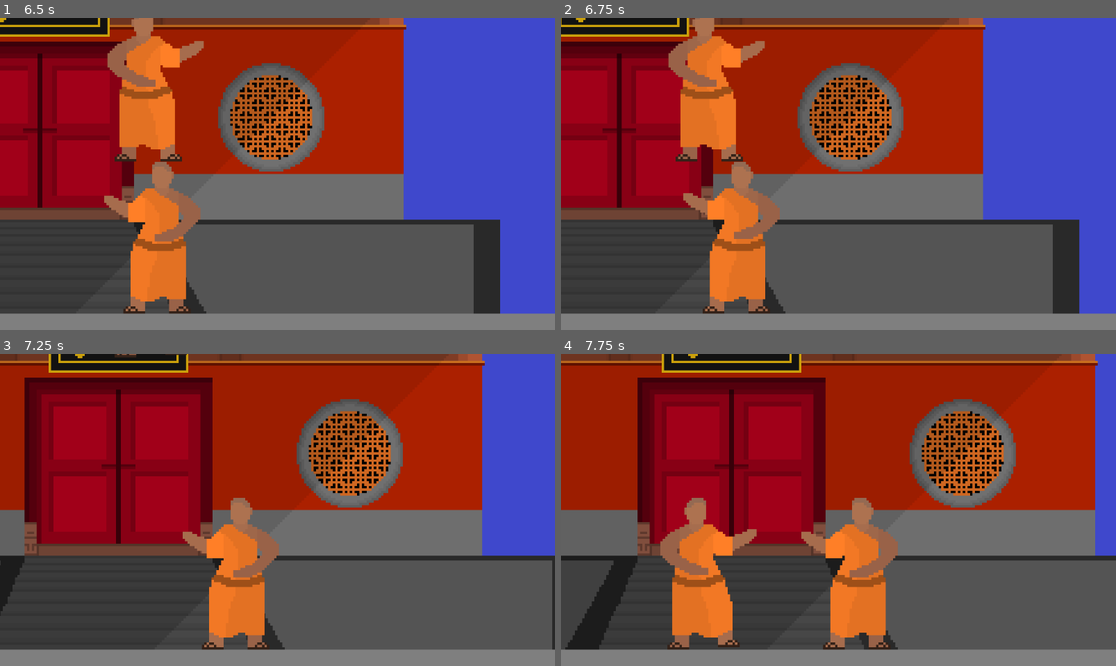
Above: before the commit, frames 1-4 (two rows, left to right).
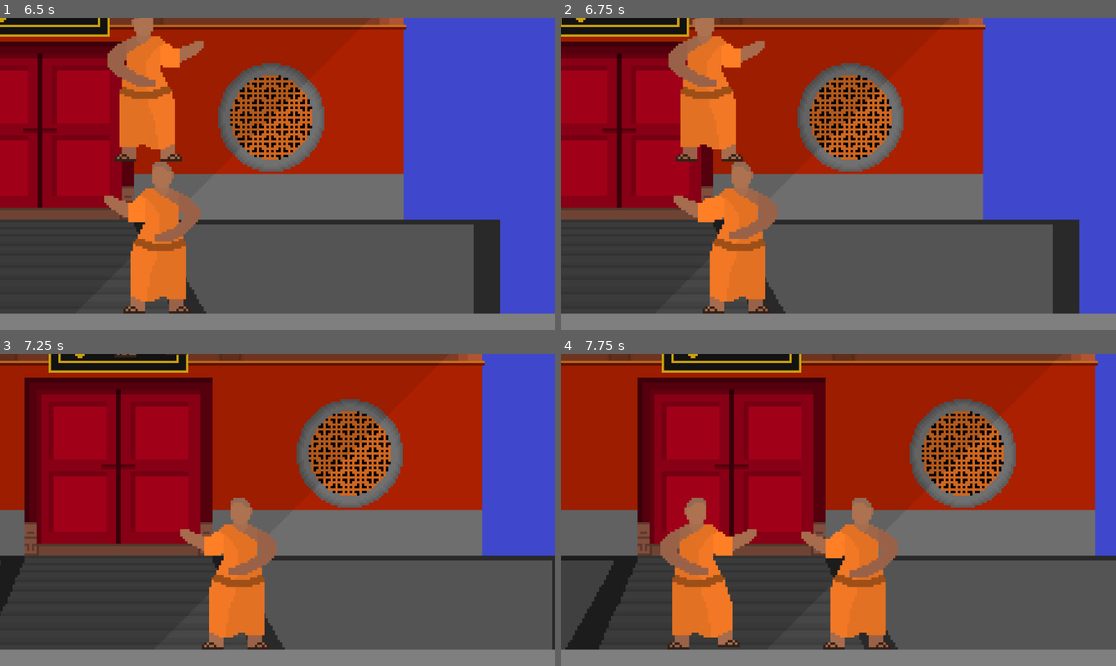
Above: after the commit, the same moments.

Repository: Patrick0704-eng/Fighting-Game-Cool
Game: Godot game, scene res://scenes/gui/main_menu.tscn
Same seed, same stepped clock (60 frames per second), same inputs: the game is played once before the commit and once after it.
Inputs (mouse positions are in pixels of both pictures, inside the frame that each line leads up to):
- Up to frame 1 (6.5 s): click (33, 33) at 0.5 s; hold D (right1) 1.28-2.78 s; tap Z (block1) at 1.35 s; tap W (up1) at 1.52, 2.27, 3.77, 4.52, 5.27 s; tap J (block2) at 2.1 s; hold A (left1) 2.78-3.53 s; tap Down (down2) at 2.85 s; hold D (right1) 3.53-5.03 s; tap X (high1) at 3.6 s; tap K (high2) at 4.35 s; hold A (left1) 5.03-5.78 s; tap Left (left2) at 5.1 s; hold D (right1) from 5.78 s (still down); tap C (low1) at 5.85 s
- Up to frame 2 (6.75 s): release D (right1) at 6.53 s; hold A (left1) from 6.53 s (still down); tap L (low2) at 6.6 s
- Up to frame 3 (7.25 s): keep holding A (left1); tap W (up1) at 6.77 s
- Up to frame 4 (7.75 s): keep holding A (left1); tap Right (right2) at 7.35 s; tap W (up1) at 7.52 s

Frame 1 is identical in both runs. In frame 2, 0.5% of the frame differs, in the area x 20-40%, y 56-71%; in frame 3, 0.3%; in frame 4, nothing differs.

Commit message:
Added fly kick

Diff:
--- a/scenes/characters/hon.tscn
+++ b/scenes/characters/hon.tscn
@@ -6,6 +6,7 @@
 [ext_resource type="Texture2D" uid="uid://cfqj508s8udgi" path="res://assets/characters/hon/normal/idle.png" id="4_kgyh4"]
 [ext_resource type="Texture2D" uid="uid://cjbh2hlv11db7" path="res://assets/characters/hon/normal/crouch_walk.png" id="4_ytecd"]
 [ext_resource type="Texture2D" uid="uid://cpa8eg6vp7d6s" path="res://assets/characters/hon/normal/walk.png" id="5_8jic5"]
+[ext_resource type="Texture2D" uid="uid://b4ufhpyy4pkb2" path="res://assets/characters/hon/normal/jump_high.png" id="5_vm37b"]
 [ext_resource type="Texture2D" uid="uid://dx4mcjjquqbl7" path="res://assets/characters/hon/normal/low.png" id="6_g1aiq"]
 
 [sub_resource type="RectangleShape2D" id="RectangleShape2D_x5haf"]
@@ -82,6 +83,10 @@
 [sub_resource type="AtlasTexture" id="AtlasTexture_xr1ho"]
 atlas = ExtResource("4_ytecd")
 region = Rect2(256, 0, 64, 64)
+
+[sub_resource type="AtlasTexture" id="AtlasTexture_ef04o"]
+atlas = ExtResource("5_vm37b")
+region = Rect2(0, 0, 64, 64)
 
 [sub_resource type="AtlasTexture" id="AtlasTexture_sxoxh"]
 atlas = ExtResource("4_kgyh4")
@@ -213,6 +218,14 @@
 "loop": true,
 "name": &"crouch_walk",
 "speed": 2.5
+}, {
+"frames": [{
+"duration": 1.0,
+"texture": SubResource("AtlasTexture_ef04o")
+}],
+"loop": true,
+"name": &"jump_high",
+"speed": 5.0
 }, {
 "frames": [{
 "duration": 1.0,
@@ -324,6 +337,18 @@
 "transitions": PackedFloat32Array(1),
 "update": 0,
 "values": [Vector2(1, 1)]
+}
+tracks/4/type = "value"
+tracks/4/imported = false
+tracks/4/enabled = true
+tracks/4/path = NodePath("hit_box:shape")
+tracks/4/interp = 1
+tracks/4/loop_wrap = true
+tracks/4/keys = {
+"times": PackedFloat32Array(0),
+"transitions": PackedFloat32Array(1),
+"update": 1,
+"values": [SubResource("RectangleShape2D_x5haf")]
 }
 
 [sub_resource type="Animation" id="Animation_f2ooi"]
@@ -590,13 +615,132 @@
 "values": [Vector2(1, 1), Vector2(1, 1)]
 }
 
+[sub_resource type="Animation" id="Animation_1o7br"]
+resource_name = "stand_low"
+length = 0.60001
+tracks/0/type = "value"
+tracks/0/imported = false
+tracks/0/enabled = true
+tracks/0/path = NodePath("animation_frames:animation")
+tracks/0/interp = 1
+tracks/0/loop_wrap = true
+tracks/0/keys = {
+"times": PackedFloat32Array(0),
+"transitions": PackedFloat32Array(1),
+"update": 1,
+"values": [&"stand_low"]
+}
+tracks/1/type = "value"
+tracks/1/imported = false
+tracks/1/enabled = true
+tracks/1/path = NodePath("animation_frames:frame")
+tracks/1/interp = 1
+tracks/1/loop_wrap = true
+tracks/1/keys = {
+"times": PackedFloat32Array(0, 0.1, 0.2, 0.3, 0.4, 0.5),
+"transitions": PackedFloat32Array(1, 1, 1, 1, 1, 1),
+"update": 1,
+"values": [0, 1, 2, 3, 4, 5]
+}
+tracks/2/type = "value"
+tracks/2/imported = false
+tracks/2/enabled = true
+tracks/2/path = NodePath("hit_box:position")
+tracks/2/interp = 1
+tracks/2/loop_wrap = true
+tracks/2/keys = {
+"times": PackedFloat32Array(0.1),
+"transitions": PackedFloat32Array(1),
+"update": 0,
+"values": [Vector2(4, 0.5)]
+}
+tracks/3/type = "value"
+tracks/3/imported = false
+tracks/3/enabled = true
+tracks/3/path = NodePath("hit_box:scale")
+tracks/3/interp = 1
+tracks/3/loop_wrap = true
+tracks/3/keys = {
+"times": PackedFloat32Array(0.1),
+"transitions": PackedFloat32Array(1),
+"update": 0,
+"values": [Vector2(1, 1)]
+}
+
+[sub_resource type="Animation" id="Animation_e4wc2"]
+resource_name = "jump_high"
+length = 0.10001
+loop_mode = 1
+tracks/0/type = "value"
+tracks/0/imported = false
+tracks/0/enabled = true
+tracks/0/path = NodePath("animation_frames:animation")
+tracks/0/interp = 1
+tracks/0/loop_wrap = true
+tracks/0/keys = {
+"times": PackedFloat32Array(0),
+"transitions": PackedFloat32Array(1),
+"update": 1,
+"values": [&"jump_high"]
+}
+tracks/1/type = "value"
+tracks/1/imported = false
+tracks/1/enabled = true
+tracks/1/path = NodePath("animation_frames:frame")
+tracks/1/interp = 1
+tracks/1/loop_wrap = true
+tracks/1/keys = {
+"times": PackedFloat32Array(0),
+"transitions": PackedFloat32Array(1),
+"update": 1,
+"values": [0]
+}
+tracks/2/type = "value"
+tracks/2/imported = false
+tracks/2/enabled = true
+tracks/2/path = NodePath("hit_box:shape")
+tracks/2/interp = 1
+tracks/2/loop_wrap = true
+tracks/2/keys = {
+"times": PackedFloat32Array(0.1),
+"transitions": PackedFloat32Array(1),
+"update": 1,
+"values": [SubResource("RectangleShape2D_x5haf")]
+}
+tracks/3/type = "value"
+tracks/3/imported = false
+tracks/3/enabled = true
+tracks/3/path = NodePath("hit_box:position")
+tracks/3/interp = 1
+tracks/3/loop_wrap = true
+tracks/3/keys = {
+"times": PackedFloat32Array(0.1),
+"transitions": PackedFloat32Array(1),
+"update": 0,
+"values": [Vector2(4, 0.5)]
+}
+tracks/4/type = "value"
+tracks/4/imported = false
+tracks/4/enabled = true
+tracks/4/path = NodePath("hit_box:scale")
+tracks/4/interp = 1
+tracks/4/loop_wrap = true
+tracks/4/keys = {
+"times": PackedFloat32Array(0.1),
+"transitions": PackedFloat32Array(1),
+"update": 0,
+"values": [Vector2(1, 1)]
+}
+
 [sub_resource type="AnimationLibrary" id="AnimationLibrary_brukk"]
 _data = {
 "RESET": SubResource("Animation_ksgss"),
 "crouch_idle": SubResource("Animation_ibmqa"),
 "crouch_low": SubResource("Animation_f2ooi"),
 "crouch_walk": SubResource("Animation_wfrci"),
+"jump_high": SubResource("Animation_e4wc2"),
 "stand_idle": SubResource("Animation_jifq8"),
+"stand_low": SubResource("Animation_1o7br"),
 "stand_walk": SubResource("Animation_20hs5")
 }
 
--- a/scripts/characters/hon.gd
+++ b/scripts/characters/hon.gd
@@ -1,6 +1,7 @@
 extends CharacterBody2D
 
-#Define the standing speed, crouching speed and jump velo of hon
+#Define the hon's different speeds
+var flying_speed = 150.0
 var standing_speed = 50.0
 var crouching_speed = 25.0
 var jump_velocity = -350.0
@@ -29,6 +30,7 @@
 var is_attacking = false
 var is_walking = false
 var is_jumping = false
+var is_jump_high
 
 #Define a variable to see whether or not the player is flipped
 var is_flipped = false
@@ -60,8 +62,19 @@
 	if player == 2:
 		animation_frames.flip_h = true
 		is_flipped = true
+	#Check if the player can fly kick, then plays the animation and sets fly kick variables to true
+	if Input.is_action_just_pressed(high) and !is_on_floor() and !is_attacking:
+		is_attacking = true
+		is_jump_high = true
+		animation_player.play("jump_high")
+	#Check if player is trying and can standing low attack, then attacks
+	elif !is_crouching and Input.is_action_just_pressed(low) and is_on_floor() and !is_attacking:
+		is_attacking = true
+		animation_player.play("stand_low")
+		await get_tree().create_timer(0.6).timeout
+		is_attacking = false
 	#Check if player is trying to low blow and if they can, then executes the move
-	if is_crouching and Input.is_action_just_pressed(low) and is_on_floor() and !is_attacking:
+	elif is_crouching and Input.is_action_just_pressed(low) and is_on_floor() and !is_attacking:
 		is_attacking = true
 		animation_player.play("crouch_low")
 		await get_tree().create_timer(0.9).timeout
@@ -94,12 +107,18 @@
 	elif is_on_floor() and !is_attacking:
 		animation_player.play(animation_idle)
 
-	#Handles gravity
+	#Handles gravity and checks when to disable jump attacks
 	if !is_on_floor():
 		velocity.y += gravity * delta
+	elif is_jump_high:
+		is_attacking = false
+		is_jump_high = false
 
-	#Checks if the player wants to crouch and can crouch, then runs crouch funtionality
-	if Input.is_action_pressed(down) and is_on_floor() and !is_attacking:
+	#Changes the player's speed and is_crouching bool based on their state
+	if is_jump_high:
+		is_crouching = false
+		speed = flying_speed
+	elif Input.is_action_pressed(down) and is_on_floor() and !is_attacking:
 		is_crouching = true
 		speed = crouching_speed
 		animation_idle = "crouch_idle"
@@ -109,13 +128,13 @@
 		animation_idle = "stand_idle"
 
 	#Checks if player wants to jump and can jump, then jumps
-	if Input.is_action_pressed(up) and is_on_floor() and !is_crouching and !is_attacking:
+	if Input.is_action_just_pressed(up) and is_on_floor() and !is_crouching and !is_attacking:
 		velocity.y = jump_velocity
 
 	#Handles horizontal movement
 	#Add acceleration over time when moving towards enemy to give aggressor the advantage
 	var direction = Input.get_axis(left, right)
-	if direction and !is_attacking:
+	if direction and !is_attacking or direction and is_jump_high:
 		velocity.x = direction * speed
 		is_walking = true
 	else:
Binary file added: assets/characters/hon/normal/jump_high.png
Not shown, added: assets/characters/hon/normal/jump_high.png.import
Not shown: 1 places in scenes/characters/hon.tscn that only renumber resources
